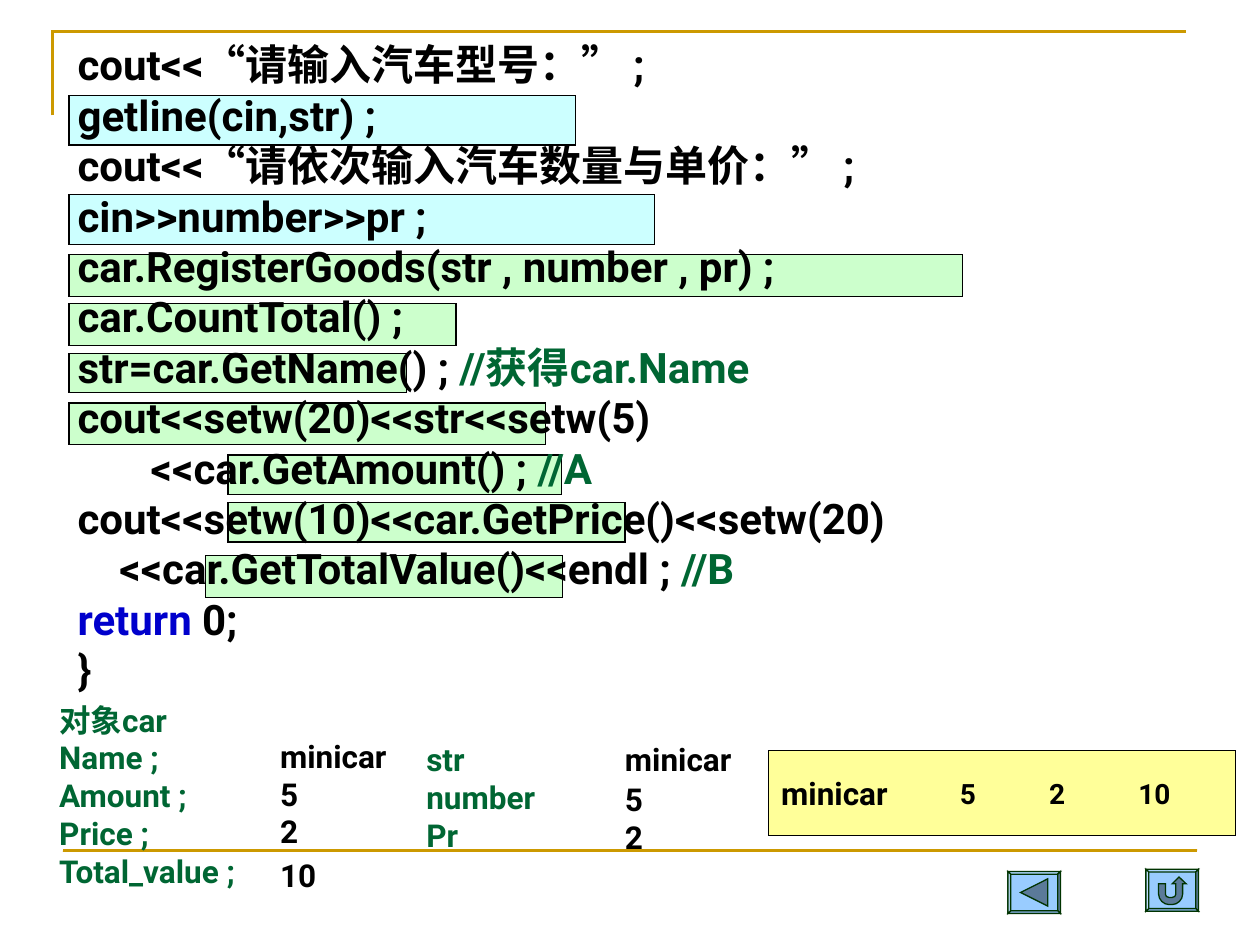
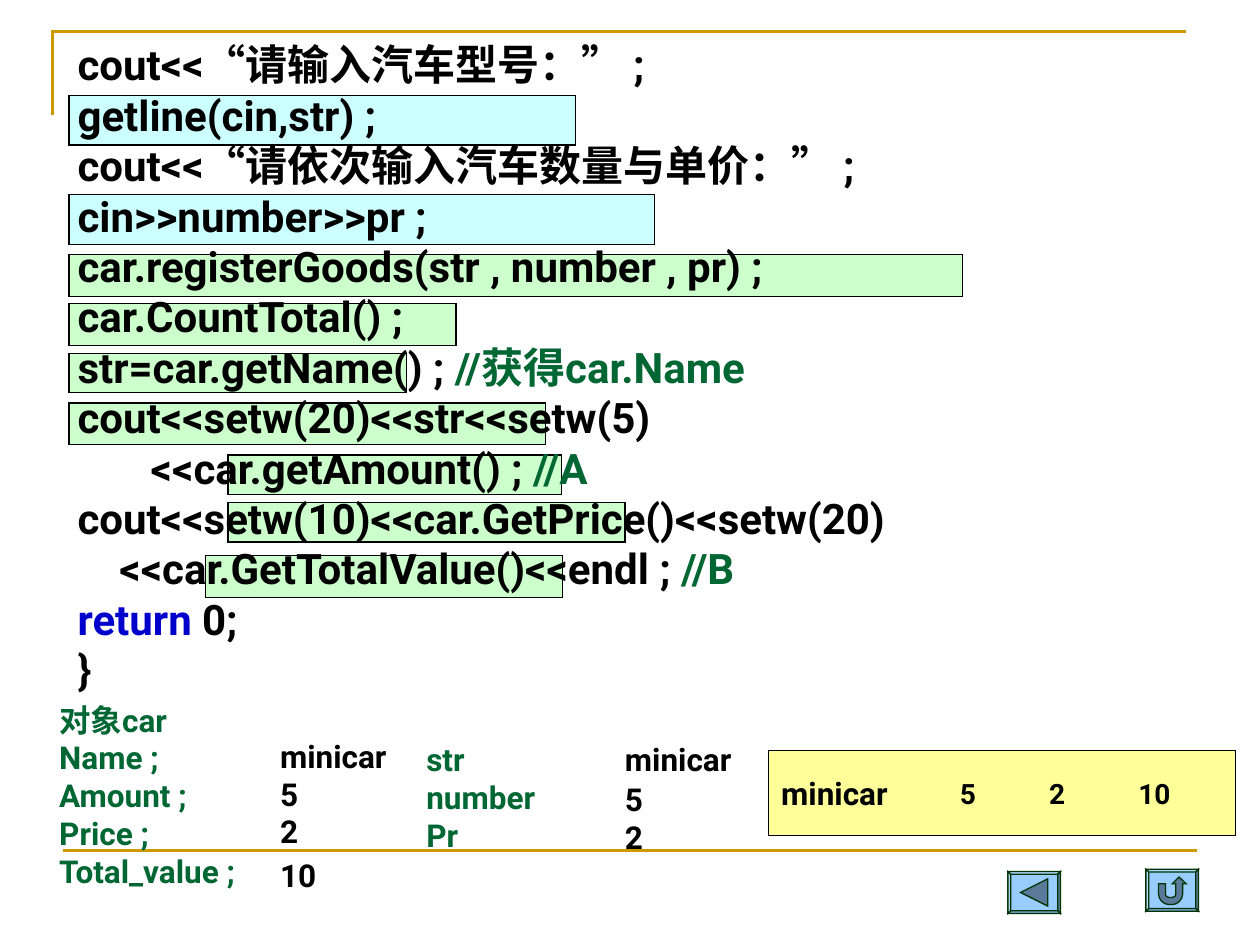
Before and after one commit to Changhe160/Changhe160.github.io, a slide deck: slide 68 of teachingRes/Cplusplus/unit04类与对象.ppt (slide 72 before the commit). Drawn at 1260x945 pixels with LibreOffice and Linux fonts; fonts in the diff are those of the drawing. Boxes give left, top, right and bottom in pixels: in the first picture for what was removed or moved away, otherwise in the second. Text is boxed around its words. In the diff, an @@ line names an element or a change of style, - is before the commit and + after.

```diff
--- a/teachingRes/Cplusplus/unit04类与对象.ppt
+++ b/teachingRes/Cplusplus/unit04类与对象.ppt
@@ text at [78, 243, 741, 291]: text changed @@
-car.RegisterGoods(str , number , pr) ;
+car.registerGoods(str , number , pr) ;
@@ text at [78, 344, 745, 393]: text changed @@
-str=car.GetName() ; //获得car.Name
+str=car.getName() ; //获得car.Name
@@ text at [151, 445, 588, 494]: text changed @@
-<<car.GetAmount() ; //A
+<<car.getAmount() ; //A
```
Also in this commit, not shown: 18 other slides changed, 6 slides removed.
